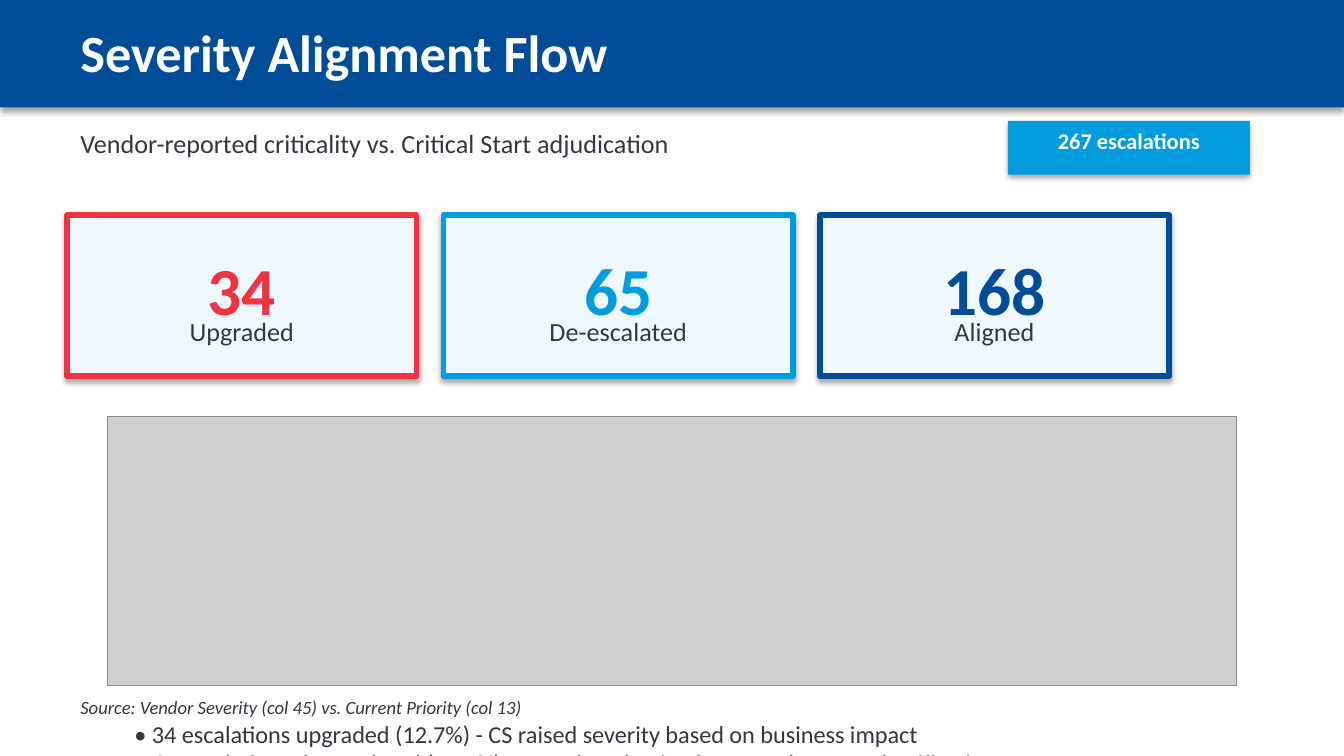
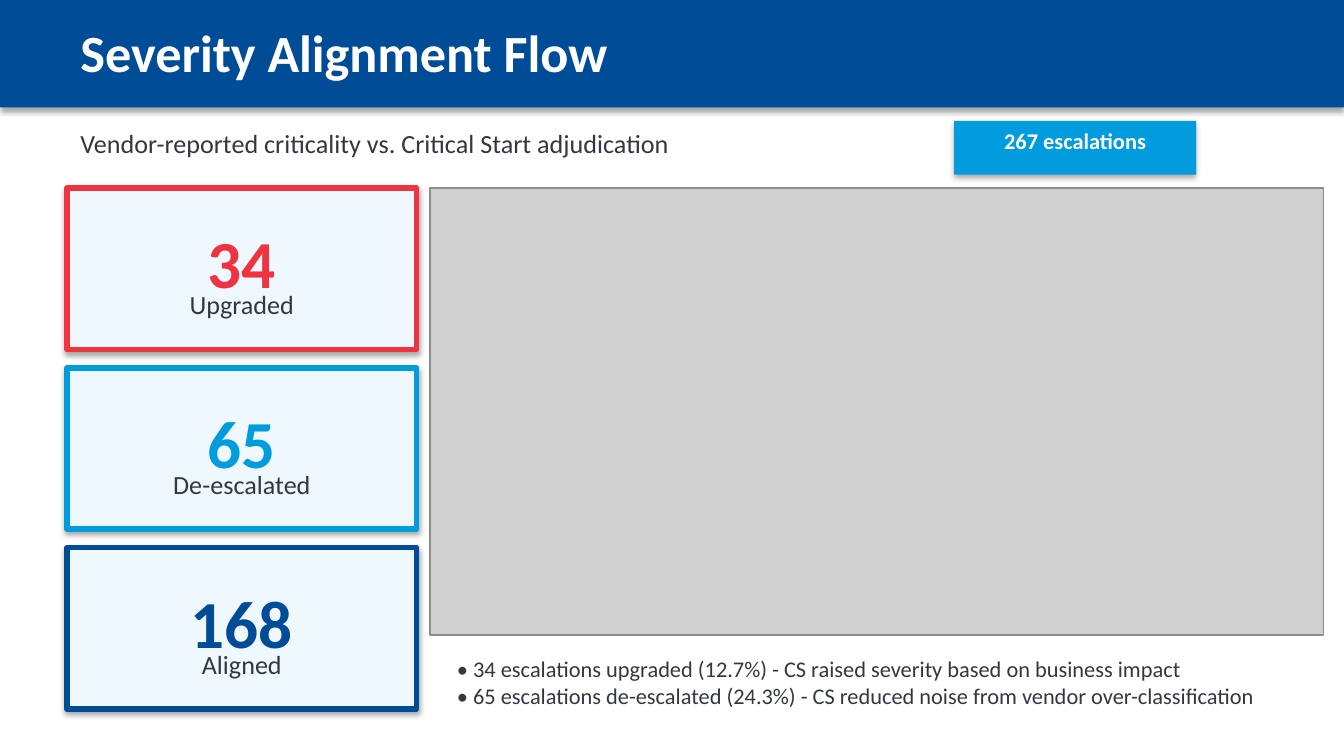
Before and after one commit to peregr956/Escalation-Details-Report, a slide deck: slide 11 of output/escalation_report_2025-12-19.pptx. Drawn at 1344x756 pixels with LibreOffice and Linux fonts; fonts in the diff are those of the drawing; grey boxes stand for pictures; background and template pictures are left out. Boxes give left, top, right and bottom in pixels: in the first picture for what was removed or moved away, otherwise in the second. Text is boxed around its words. In the diff, an @@ line names an element or a change of style, - is before the commit and + after.

```diff
--- a/output/escalation_report_2025-12-19.pptx
+++ b/output/escalation_report_2025-12-19.pptx
@@ rectangle "267 escalations": place and size @@
-rectangle "267 escalations" at [1008,121,1250,175]
+rectangle "267 escalations" at [954,121,1196,175]
@@ rectangle: place and size @@
-rectangle at [67,215,417,376]
+rectangle at [67,188,417,349]
@@ picture: place and size @@
-picture at [108,417,1236,685]
+picture at [430,188,1324,636]
@@ text "34": place and size @@
-text "34" at [208,271,276,332]
+text "34" at [208,244,276,305]
@@ text "Upgraded": place and size @@
-text "Upgraded" at [190,323,294,346]
+text "Upgraded" at [190,296,294,319]
@@ 2 texts, 1 rectangle: place and size @@
-2 texts, 1 rectangle at [444,215,793,376]
+2 texts, 1 rectangle at [67,368,417,530]
@@ rectangle: place and size @@
-rectangle at [820,215,1169,376]
+rectangle at [67,548,417,710]
@@ text "168": place and size @@
-text "168" at [943,268,1045,332]
+text "168" at [191,601,293,664]
@@ text "Aligned": place and size @@
-text "Aligned" at [954,323,1034,346]
+text "Aligned" at [202,656,282,679]
@@ text "• 34 escalations upgraded (12.7%) ...": place and size @@
-text "• 34 escalations upgraded (12.7%) ..." at [152,725,918,747]
+text "• 34 escalations upgraded (12.7%) ..." at [473,661,1253,707]
@@ text "• 34 escalations upgraded (12.7%) ..." at [473,661,1253,707]: size 13 to 12 pt @@
@@ text removed at [80,700,522,717] @@
-Source: Vendor Severity (col 45) vs. Current Priority (col 13)
```
Also in this commit, not shown: 9 other slides changed, 9 other files.
